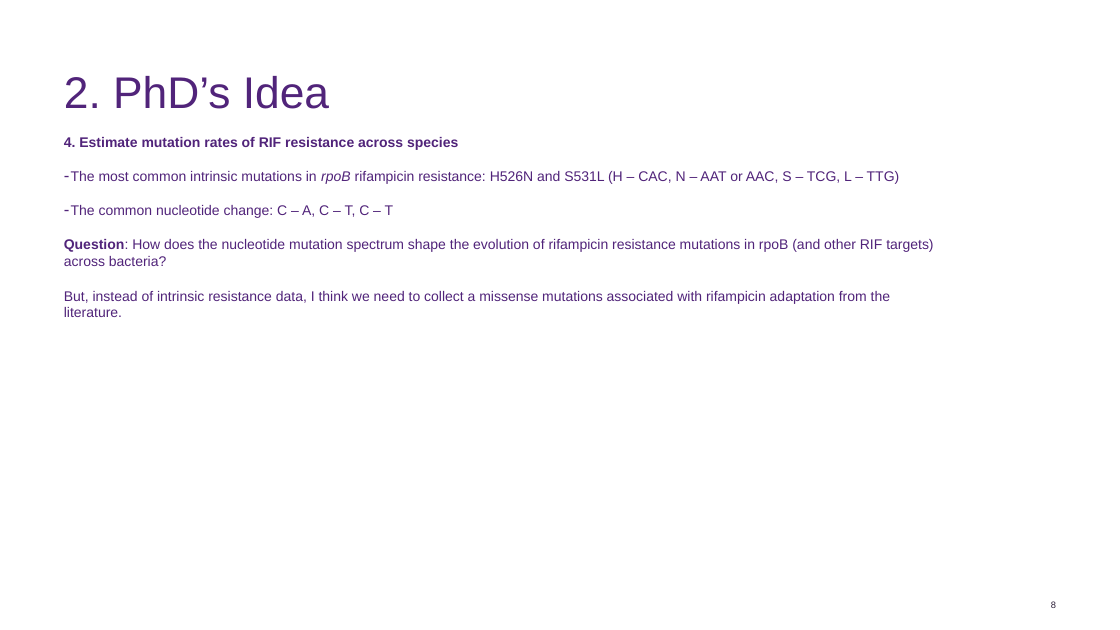
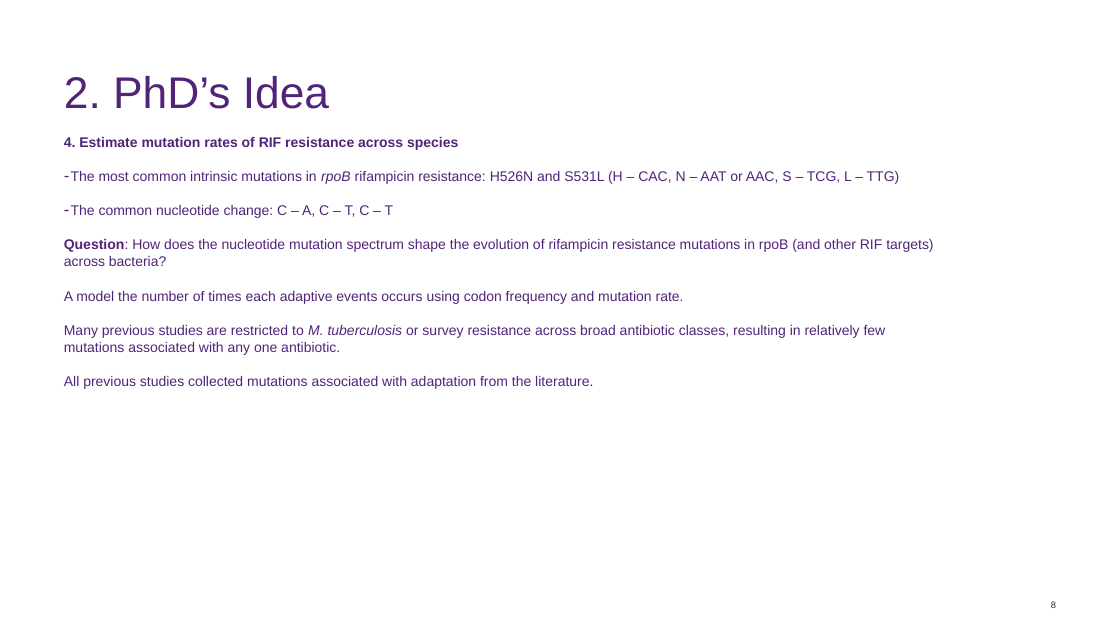
Before and after one commit to lna0104/Streptomycin, a slide deck: slide 8 of results/251202_Project_Update.pptx. Drawn at 1120x630 pixels with LibreOffice and Linux fonts; fonts in the diff are those of the drawing; background and template pictures are left out. Boxes give left, top, right and bottom in pixels: in the first picture for what was removed or moved away, otherwise in the second. Text is boxed around its words. In the diff, an @@ line names an element or a change of style, - is before the commit and + after.

```diff
--- a/results/251202_Project_Update.pptx
+++ b/results/251202_Project_Update.pptx
@@ text at (64, 291, 886, 389): text changed @@
-    But, instead of intrinsic resistance data, I think we need to collect a missense mutations associated with rifampicin adaptation from the literature.
+    A model the number of times each adaptive events occurs using codon frequency and mutation rate.
+    Many previous studies are restricted to M. tuberculosis or survey resistance across broad antibiotic classes, resulting in relatively few mutations associated with any one antibiotic.
+    All previous studies collected mutations associated with adaptation from the literature.
```
